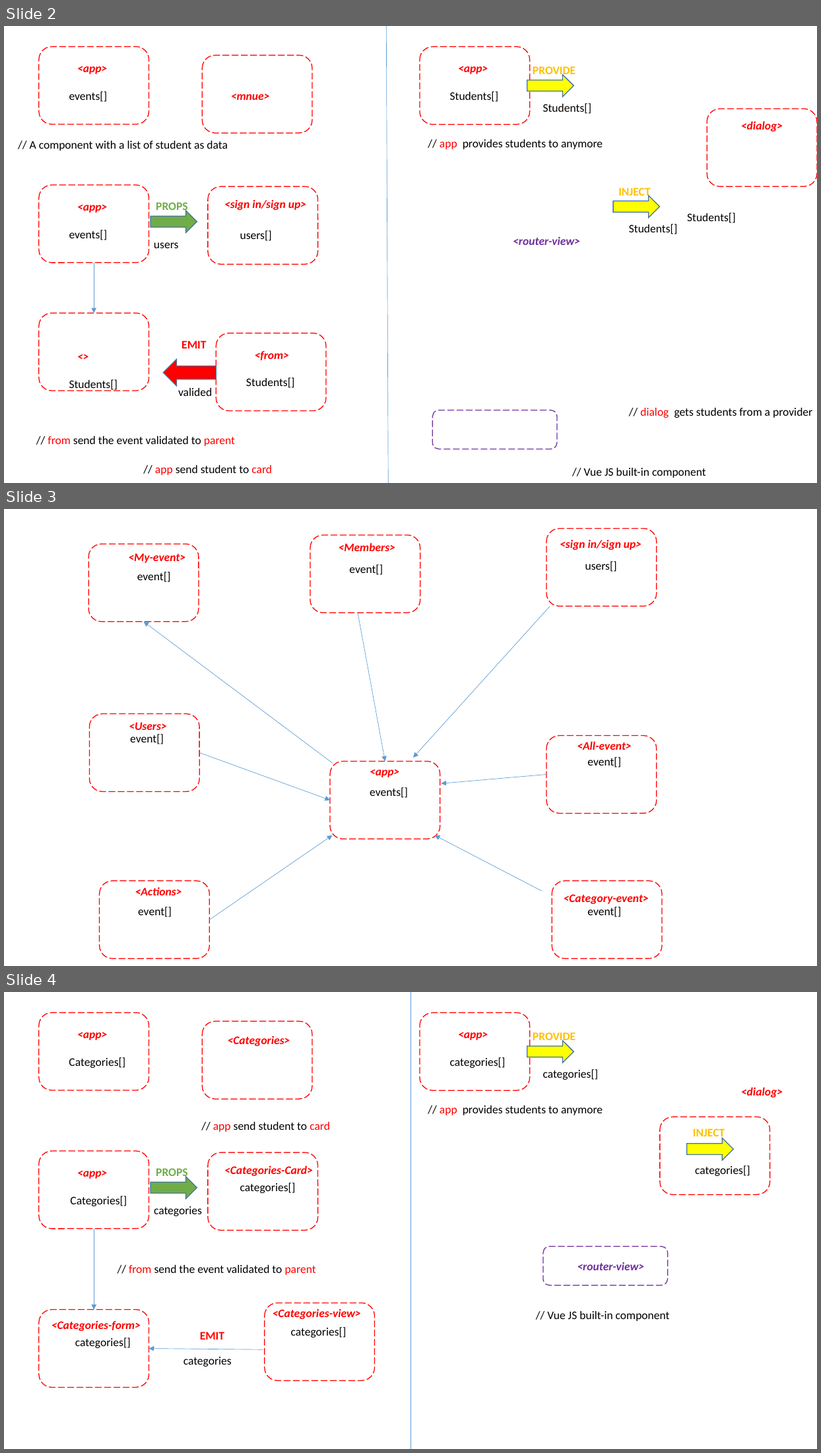
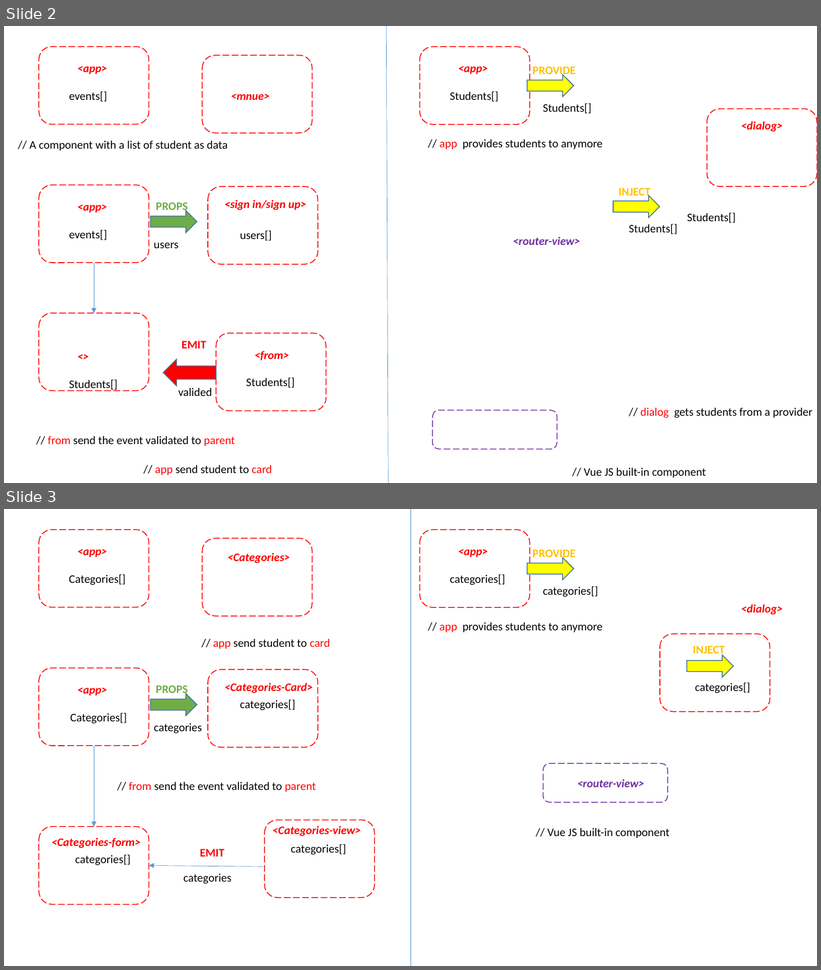
Before and after one commit to pnc-virtual-company/2021-G5-V2-PART1, a slide deck: docs/COMPONENT-DIAGRAM.pptx. Shown one above the other, each under a label of ours: slides 2, 3 and 4 before the commit, slides 2 and 3 after it. The pictures are 821x1453 and 821x970 pixels, drawn with LibreOffice and Linux fonts; fonts in the diff are those of the drawing. Boxes give left, top, right and bottom in pixels: in the first picture for what was removed or moved away, otherwise in the second. Text is boxed around its words. In the diff, an @@ line names an element or a change of style, - is before the commit and + after.

```diff
--- a/docs/COMPONENT-DIAGRAM.pptx
+++ b/docs/COMPONENT-DIAGRAM.pptx
@@ slide 3 removed at [4, 509, 817, 966], background #FFFFFF @@
@@ rounded rectangle removed at [88, 544, 199, 622] @@
@@ rounded rectangle removed at [310, 535, 420, 613] @@
@@ text removed at [339, 543, 395, 551] @@
-<Members>
@@ rounded rectangle removed at [547, 529, 657, 607] @@
@@ text removed at [560, 539, 642, 550] @@
-<sign in/sign up>
@@ text removed at [128, 553, 186, 563] @@
-<My-event>
@@ text removed at [349, 564, 383, 575] @@
-event[]
@@ text removed at [585, 561, 617, 572] @@
-users[]
@@ text removed at [137, 572, 171, 582] @@
-event[]
@@ arrow removed from (550, 607) to (413, 758) @@
@@ arrow removed from (333, 763) to (144, 622) @@
@@ arrow removed from (358, 613) to (385, 762) @@
@@ rounded rectangle removed at [89, 714, 199, 792] @@
@@ text removed at [129, 722, 167, 730] @@
-<Users>
@@ text removed at [130, 734, 164, 745] @@
-event[]
@@ rounded rectangle removed at [547, 736, 657, 814] @@
@@ text removed at [577, 741, 632, 750] @@
-<All-event>
@@ arrow removed from (200, 753) to (330, 801) @@
@@ rounded rectangle removed at [330, 762, 440, 840] @@
@@ text removed at [587, 757, 621, 768] @@
-event[]
@@ text removed at [370, 769, 399, 778] @@
-<app>
@@ arrow removed from (547, 775) to (442, 784) @@
@@ text removed at [370, 788, 408, 798] @@
-events[]
@@ arrow removed from (209, 920) to (332, 836) @@
@@ arrow removed from (542, 891) to (435, 836) @@
@@ rounded rectangle removed at [100, 881, 209, 959] @@
@@ rounded rectangle removed at [552, 881, 662, 959] @@
@@ text removed at [135, 887, 182, 896] @@
-<Actions>
@@ text removed at [564, 894, 649, 918] @@
-<Category-event>
@@ text removed at [564, 894, 649, 904] @@
-event[]
@@ text removed at [138, 907, 172, 918] @@
-event[]
@@ what was slide 4 is now slide 3 @@
```
Also in this commit, not shown: 2 other files.
